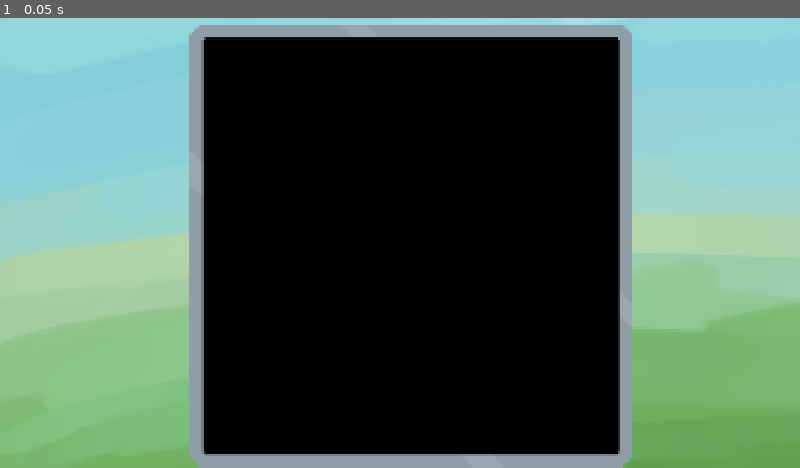
Above: before the commit, frame 1.
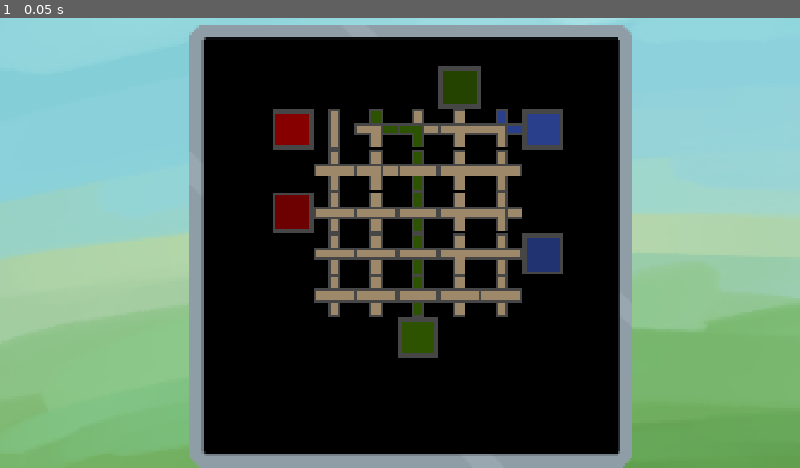
Above: after the commit, the same moment.

Repository: Peanutypowers/Technical-Hurdles
Game: Godot game, scene res://Scenes/flow-puzzle.tscn
Two runs of this game, one before a commit and one after it. Both use one fixed random seed, a clock stepped at 60 frames per second and the inputs below. This scene is started directly instead of the project's main scene.
Inputs:
- Up to frame 1 (0.05 s): no input

The runs differ from the first frame. In frame 1, 8.8% of the frame differs, in the area x 34-71%, y 10-76%.

Commit message:
Update flow background again x2 woops!!!

Diff:
--- a/Scenes/flow-puzzle.tscn
+++ b/Scenes/flow-puzzle.tscn
@@ -27,6 +27,13 @@
 offset_bottom = 3216.0
 texture = ExtResource("1_npav3")
 
+[node name="TextureRect" type="TextureRect" parent="." unique_id=453263370]
+offset_left = 456.0
+offset_top = 16.0
+offset_right = 1518.0
+offset_bottom = 1078.0
+texture = ExtResource("6_ifoe5")
+
 [node name="Flow Source 2" type="Area2D" parent="." unique_id=872802708 node_paths=PackedStringArray("near_node")]
 position = Vector2(1303, 267)
 script = ExtResource("1_2urg0")
@@ -309,10 +316,3 @@
 
 [node name="CollisionShape2D" type="CollisionShape2D" parent="Flow Sink3" unique_id=669122494]
 shape = SubResource("RectangleShape2D_s7np4")
-
-[node name="TextureRect" type="TextureRect" parent="." unique_id=453263370]
-offset_left = 456.0
-offset_top = 16.0
-offset_right = 1518.0
-offset_bottom = 1078.0
-texture = ExtResource("6_ifoe5")
